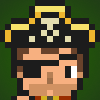
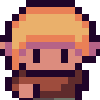
Two versions of the same layered image (100x100). Layer-by-layer changes:
added layer "Layer 5" above "Layer 4" over [left=0, top=0, right=100, bottom=100]
hid "Layer 4" over [left=0, top=0, right=100, bottom=100]
hid "Layer 3" over [left=0, top=0, right=100, bottom=100]
hid "Layer 0" over [left=0, top=0, right=100, bottom=100]
